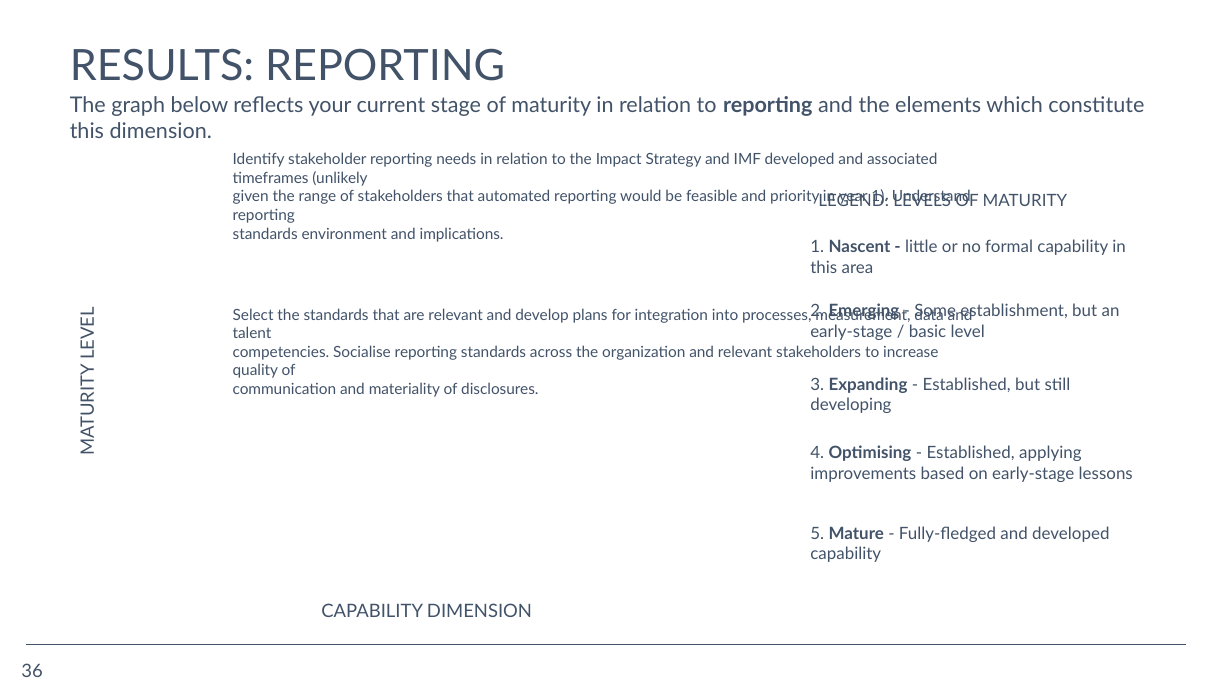
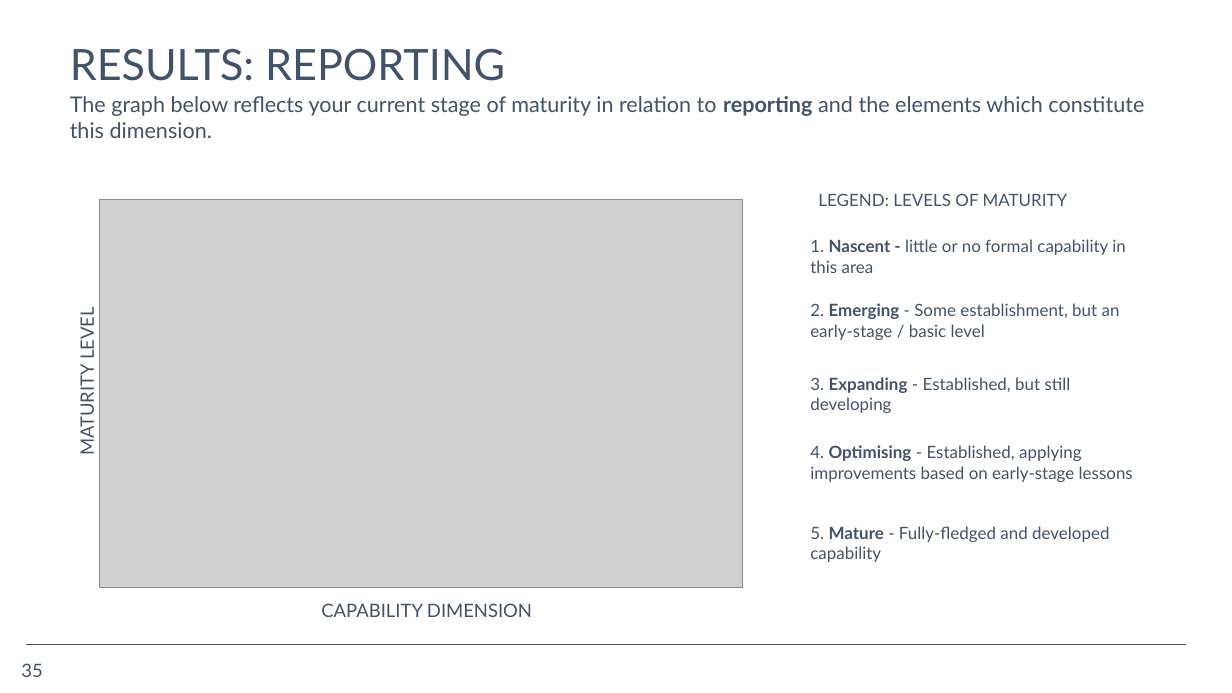
Before and after one commit to opus-meum/power-automate, a slide deck: slide 35 of Capability Assessment Report.pptx (slide 36 before the commit). Drawn at 1232x693 pixels with LibreOffice and Linux fonts; fonts in the diff are those of the drawing; grey boxes stand for pictures; background and template pictures are left out. Boxes give left, top, right and bottom in pixels: in the first picture for what was removed or moved away, otherwise in the second. Text is boxed around its words. In the diff, an @@ line names an element or a change of style, - is before the commit and + after.

```diff
--- a/Capability Assessment Report.pptx
+++ b/Capability Assessment Report.pptx
@@ text removed at [233,152,971,242] @@
-Identify stakeholder reporting needs in relation to the Impact Strategy and IMF developed and associated timeframes (unlikely
-given the range of stakeholders that automated reporting would be feasible and priority in year 1). Understand reporting
-standards environment and implications.
@@ picture added at [100,200,743,588] @@
@@ text removed at [233,306,973,397] @@
-Select the standards that are relevant and develop plans for integration into processes, measurement, data and talent
-competencies. Socialise reporting standards across the organization and relevant stakeholders to increase quality of
-communication and materiality of disclosures.
@@ page number at [21,663,42,677]: text changed @@
-36
+35
```
Also in this commit, not shown: 13 other slides changed, 1 slide removed, 1 other file.
